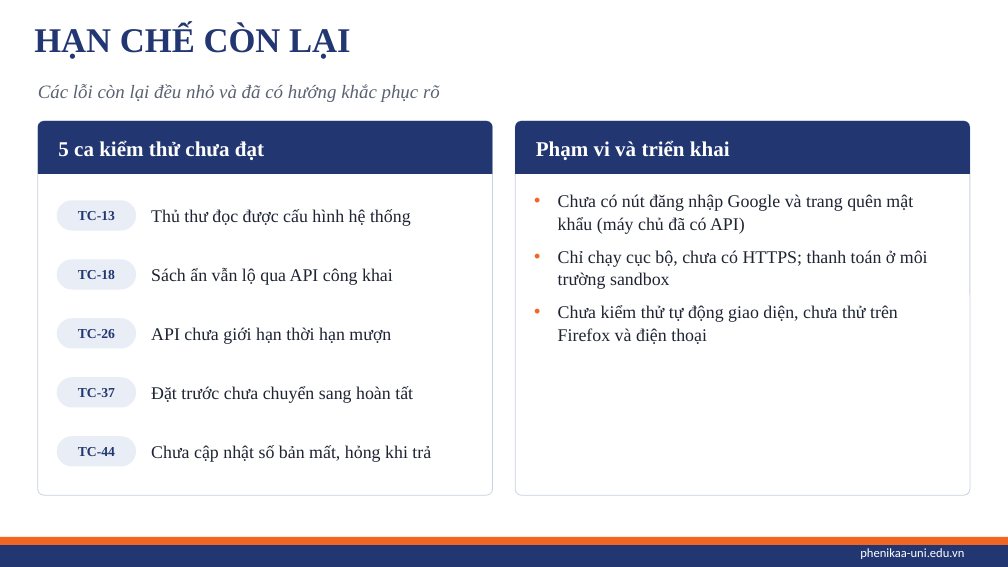
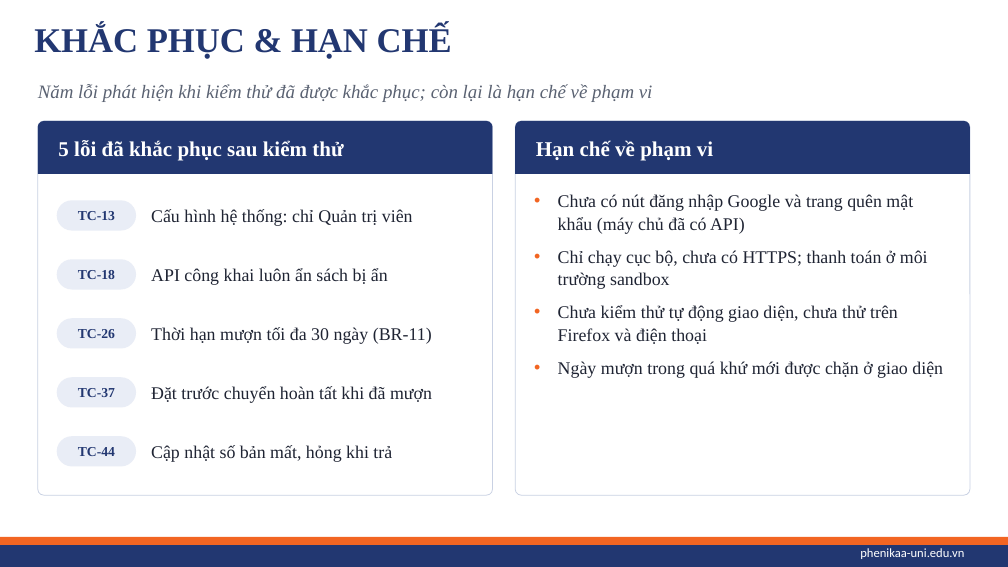
Before and after one commit to GowShrek/Doanchuyenganh_K17_Dnnhat_23010345, a slide deck: slide 16 of BaoCao/SlideThuyetTrinh_FahasaDigital.pptx. Drawn at 1008x567 pixels with LibreOffice and Linux fonts; fonts in the diff are those of the drawing; background and template pictures are left out. Boxes give left, top, right and bottom in pixels: in the first picture for what was removed or moved away, otherwise in the second. Text is boxed around its words. In the diff, an @@ line names an element or a change of style, - is before the commit and + after.

Commit message:
Cập nhật báo cáo và slide theo kết quả kiểm thử cuối 55/55
- Chương 4: lần chạy cuối đạt 55/55 ca; năm lỗi TC-13, 18, 26, 37, 44 ghi rõ cách khắc phục;
  bảng đối chiếu: 32/33 FR đạt (còn FR-03), NFR-06 đạt; cập nhật hạn chế và hướng phát triển
- Chương 2: thêm BR-11 (thời hạn mượn tối đa 30 ngày), cập nhật cột kiểm thử của các use case
- Kết quả kiểm thử chức năng (functional_a, functional_b) của lần chạy cuối
- Slide 8, 14, 16, 18 và ghi chú thuyết trình theo kết quả mới

```diff
--- a/BaoCao/SlideThuyetTrinh_FahasaDigital.pptx
+++ b/BaoCao/SlideThuyetTrinh_FahasaDigital.pptx
@@ title at bbox=[34, 25, 452, 59]: text changed @@
-HẠN CHẾ CÒN LẠI
+KHẮC PHỤC & HẠN CHẾ
@@ text at bbox=[38, 84, 653, 102]: text changed @@
-Các lỗi còn lại đều nhỏ và đã có hướng khắc phục rõ
+Năm lỗi phát hiện khi kiểm thử đã được khắc phục; còn lại là hạn chế về phạm vi
@@ text in round same rect at bbox=[58, 140, 343, 161]: text changed @@
-5 ca kiểm thử chưa đạt
+5 lỗi đã khắc phục sau kiểm thử
@@ text in round same rect at bbox=[536, 140, 713, 161]: text changed @@
-Phạm vi và triển khai
+Hạn chế về phạm vi
@@ text at bbox=[151, 209, 413, 226]: text changed @@
-Thủ thư đọc được cấu hình hệ thống
+Cấu hình hệ thống: chỉ Quản trị viên
@@ text at bbox=[151, 268, 388, 285]: text changed @@
-Sách ẩn vẫn lộ qua API công khai
+API công khai luôn ẩn sách bị ẩn
@@ text at bbox=[151, 327, 432, 344]: text changed @@
-API chưa giới hạn thời hạn mượn
+Thời hạn mượn tối đa 30 ngày (BR-11)
@@ text at bbox=[151, 386, 432, 403]: text changed @@
-Đặt trước chưa chuyển sang hoàn tất
+Đặt trước chuyển hoàn tất khi đã mượn
@@ text at bbox=[558, 361, 943, 378]: paragraph added @@
+• Ngày mượn trong quá khứ mới được chặn ở giao diện
@@ text at bbox=[151, 445, 392, 462]: text changed @@
-Chưa cập nhật số bản mất, hỏng khi trả
+Cập nhật số bản mất, hỏng khi trả
```
Also in this commit, not shown: 3 other slides changed, 6 other files.
